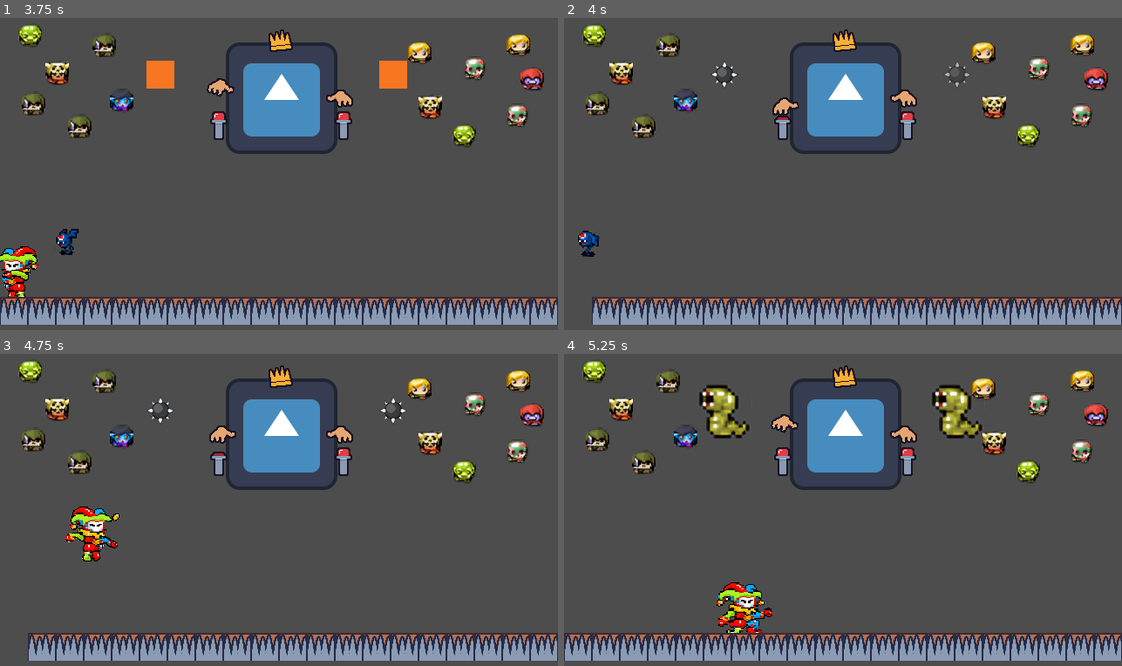
Above: before the commit, frames 1-4 (two rows, left to right).
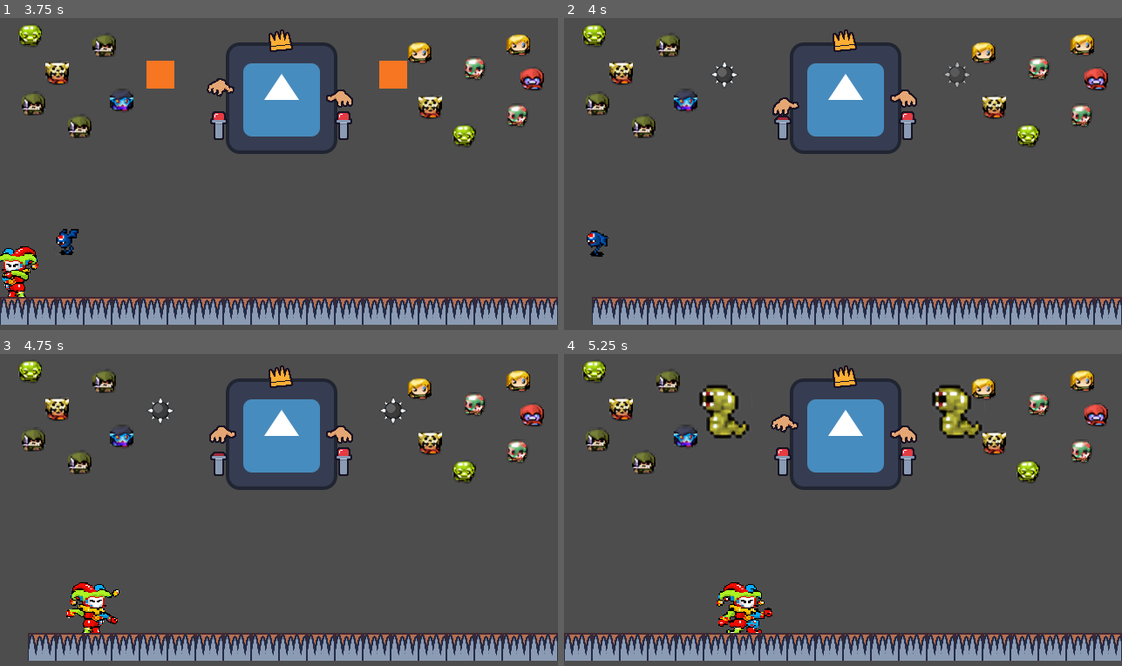
Above: after the commit, the same moments.

Repository: coelhucas/ggj-2024
Game: Godot game, scene res://src/scenes/main.tscn
Two runs of this game, one before a commit and one after it. Both use one fixed random seed, a clock stepped at 60 frames per second and the inputs below. The engine's default icon, where the game draws it, is replaced by a stand-in: a white triangle on a blue panel in a dark square.
Inputs:
- Up to frame 1 (3.75 s): hold D (p1_right) 0.53-2.03 s; tap Left (p2_left) at 0.6, 2.1, 3.6 s; tap W (p1_up) at 0.77, 1.52, 3.02 s; tap Right (p2_right) at 1.35, 2.85 s; hold A (p1_left) from 2.03 s (still down)
- Up to frame 2 (4 s): keep holding A (p1_left); tap W (p1_up) at 3.77 s
- Up to frame 3 (4.75 s): release A (p1_left) at 4.28 s; hold D (p1_right) from 4.28 s (still down); tap Right (p2_right) at 4.35 s; tap W (p1_up) at 4.52 s
- Up to frame 4 (5.25 s): keep holding D (p1_right); tap Left (p2_left) at 5.1 s

Frame 1 is identical in both runs. In frame 2, 0.3% of the frame differs, in the area x 2-9%, y 68-77%; in frame 3, 1.8%, in the area x 11-22%, y 48-90%; in frame 4, nothing differs.

Commit message:
update bodies box

Diff:
--- a/src/scenes/monsters/bat.tscn
+++ b/src/scenes/monsters/bat.tscn
@@ -29,7 +29,7 @@
 size = Vector2(24, 28)
 
 [sub_resource type="RectangleShape2D" id="RectangleShape2D_1sv12"]
-size = Vector2(16, 16)
+size = Vector2(16, 30)
 
 [node name="Bat" type="CharacterBody2D"]
 collision_layer = 17
@@ -50,7 +50,7 @@
 shape = SubResource("RectangleShape2D_dhuhf")
 
 [node name="CollisionShape2D" type="CollisionShape2D" parent="."]
-position = Vector2(0, 4)
+position = Vector2(0, -3)
 shape = SubResource("RectangleShape2D_1sv12")
 
 [node name="VisibleOnScreenNotifier2D" type="VisibleOnScreenNotifier2D" parent="."]
--- a/src/scenes/monsters/worm.tscn
+++ b/src/scenes/monsters/worm.tscn
@@ -29,7 +29,7 @@
 size = Vector2(22, 26)
 
 [sub_resource type="RectangleShape2D" id="RectangleShape2D_1sv12"]
-size = Vector2(16, 15)
+size = Vector2(16, 27)
 
 [node name="Worm" type="CharacterBody2D"]
 collision_layer = 17
@@ -50,7 +50,7 @@
 shape = SubResource("RectangleShape2D_dhuhf")
 
 [node name="CollisionShape2D" type="CollisionShape2D" parent="."]
-position = Vector2(0, 4.5)
+position = Vector2(0, -1.5)
 shape = SubResource("RectangleShape2D_1sv12")
 
 [node name="VisibleOnScreenNotifier2D" type="VisibleOnScreenNotifier2D" parent="."]
